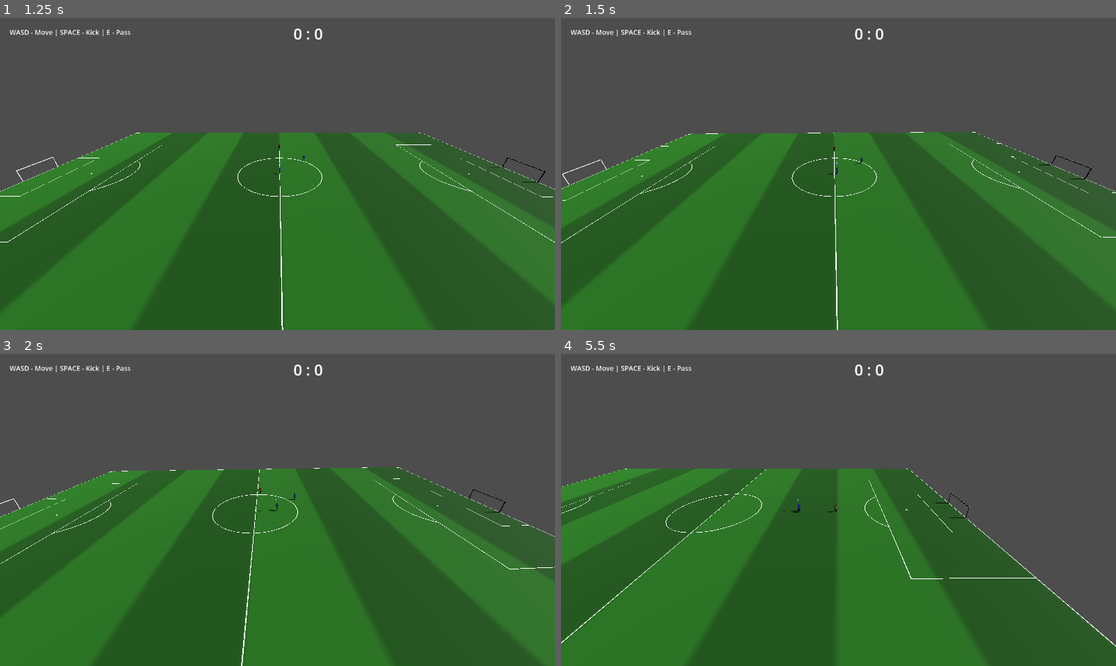
Above: before the commit, frames 1-4 (two rows, left to right).
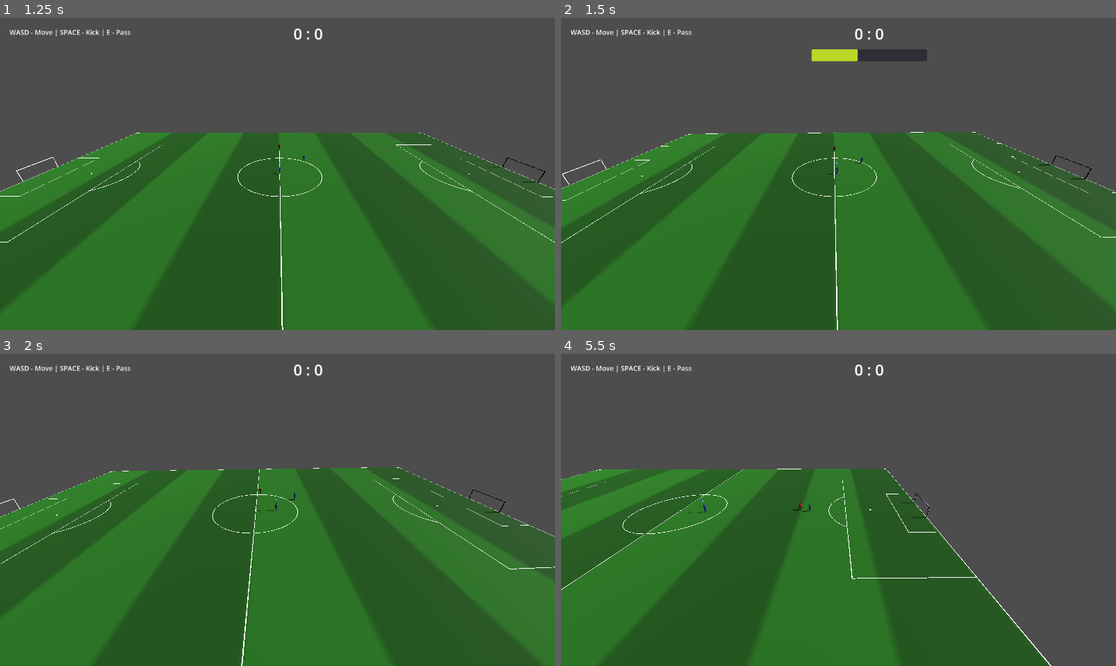
Above: after the commit, the same moments.

Repository: Churikov0112/open_football
Game: Godot game, scene res://scenes/main_menu.tscn
Two runs of this game, one before a commit and one after it. Both use one fixed random seed, a clock stepped at 60 frames per second and the inputs below.
Inputs (mouse positions are in pixels of both pictures, inside the frame that each line leads up to):
- Up to frame 1 (1.25 s): click "Start Match" at 0.5 s
- Up to frame 2 (1.5 s): move the mouse to (960, 158) at 1.27 s; hold Right (move_right) from 1.28 s (still down); hold D (kick, bound only after the commit) from 1.28 s (still down); click (960, 158) at 1.42 s
- Up to frame 3 (2 s): keep holding Right (move_right); keep holding D (kick, bound only after the commit); tap Space (kick, bound only before the commit) at 1.55 s
- Up to frame 4 (5.5 s): release Right (move_right) at 2 s; release D (kick, bound only after the commit) at 2 s; drag from (727, 525) to (810, 572) at 2.02 s; move the mouse to (894, 441) at 2.77 s; hold Right (move_right) 2.78-3.5 s; hold E (pass) 2.78-3.5 s; tap Shift (sprint) at 3.05 s; drag from (810, 572) to (672, 463) at 3.52 s; move the mouse to (1005, 556) at 4.27 s; hold Left (move_left) 4.28-5 s; tap Q (swap_player, bound only before the commit) at 4.35 s; tap A (pass_lob, bound only after the commit) at 4.55 s; tap Escape (pause) at 4.9 s; drag from (672, 463) to (755, 432) at 5.02 s

Frame 1 is identical in both runs. In frame 2, 0.8% of the frame differs, in the area x 45-66%, y 10-15%; in frame 3, less than 0.1%; in frame 4, 31%, in the area x 0-100%, y 36-100%.

Commit message:
feat(pass): remap inputs (arrows+stick move, gamepad, combo modifier)

Diff:
--- a/scripts/match/match_manager.gd
+++ b/scripts/match/match_manager.gd
@@ -111,28 +111,40 @@
 
 
 func _setup_inputs() -> void:
-	# NOTE: project.godot has input actions defined but they may not have
-	# events bound correctly (serialization format issue). To guarantee
-	# input works, we always erase and recreate all actions here.
-	var input_actions := {
-		&"move_left": [KEY_A, KEY_LEFT],
-		&"move_right": [KEY_D, KEY_RIGHT],
-		&"move_forward": [KEY_W, KEY_UP],
-		&"move_back": [KEY_S, KEY_DOWN],
-		&"kick": [KEY_SPACE],
-		&"pass": [KEY_E],
-		&"pause": [KEY_ESCAPE],
-		&"swap_player": [KEY_Q],
-		&"sprint": [KEY_SHIFT],
+	# Строим ввод в коде (project.godot мёртв). Движение — стрелки + левый стик; буквы WASD
+	# освобождены под действия. Каждый action может иметь и клавиши, и джойпад-события.
+	# key_events: клавиши. joy_buttons: кнопки геймпада. joy_axes: [оси] как [axis, value].
+	var actions := {
+		&"move_left":       {"keys": [KEY_LEFT],  "buttons": [], "axes": [[JOY_AXIS_LEFT_X, -1.0]]},
+		&"move_right":      {"keys": [KEY_RIGHT], "buttons": [], "axes": [[JOY_AXIS_LEFT_X, 1.0]]},
+		&"move_forward":    {"keys": [KEY_UP],    "buttons": [], "axes": [[JOY_AXIS_LEFT_Y, -1.0]]},
+		&"move_back":       {"keys": [KEY_DOWN],  "buttons": [], "axes": [[JOY_AXIS_LEFT_Y, 1.0]]},
+		&"sprint":          {"keys": [KEY_SHIFT], "buttons": [], "axes": [[JOY_AXIS_TRIGGER_RIGHT, 1.0]]},
+		&"kick":            {"keys": [KEY_D],     "buttons": [JOY_BUTTON_X], "axes": []},
+		&"pass_short":      {"keys": [KEY_X],     "buttons": [JOY_BUTTON_A], "axes": []},
+		&"pass_through":    {"keys": [KEY_W],     "buttons": [JOY_BUTTON_Y], "axes": []},
+		&"pass_lob":        {"keys": [KEY_A],     "buttons": [JOY_BUTTON_B], "axes": []},
+		&"combo_modifier":  {"keys": [KEY_Q],     "buttons": [JOY_BUTTON_LEFT_SHOULDER], "axes": []},
+		&"pause":           {"keys": [KEY_ESCAPE],"buttons": [JOY_BUTTON_START], "axes": []},
 	}
-	for action in input_actions:
+	for action in actions:
 		if InputMap.has_action(action):
 			InputMap.erase_action(action)
 		InputMap.add_action(action)
-		for keycode in input_actions[action]:
-			var e := InputEventKey.new()
-			e.keycode = keycode
-			InputMap.action_add_event(action, e)
+		InputMap.action_set_deadzone(action, 0.2)
+		for keycode in actions[action]["keys"]:
+			var ek := InputEventKey.new()
+			ek.keycode = keycode
+			InputMap.action_add_event(action, ek)
+		for btn in actions[action]["buttons"]:
+			var eb := InputEventJoypadButton.new()
+			eb.button_index = btn
+			InputMap.action_add_event(action, eb)
+		for ax in actions[action]["axes"]:
+			var em := InputEventJoypadMotion.new()
+			em.axis = ax[0]
+			em.axis_value = ax[1]
+			InputMap.action_add_event(action, em)
 	print("Inputs setup OK")
 
 
